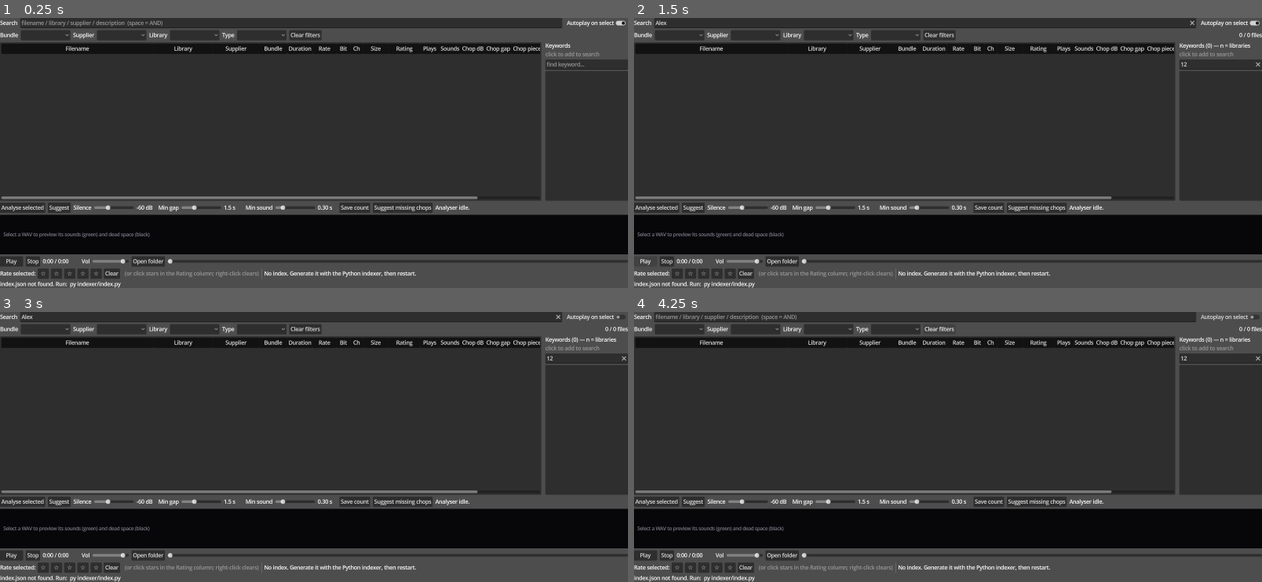
Above: before the commit, frames 1-4 (two rows, left to right).
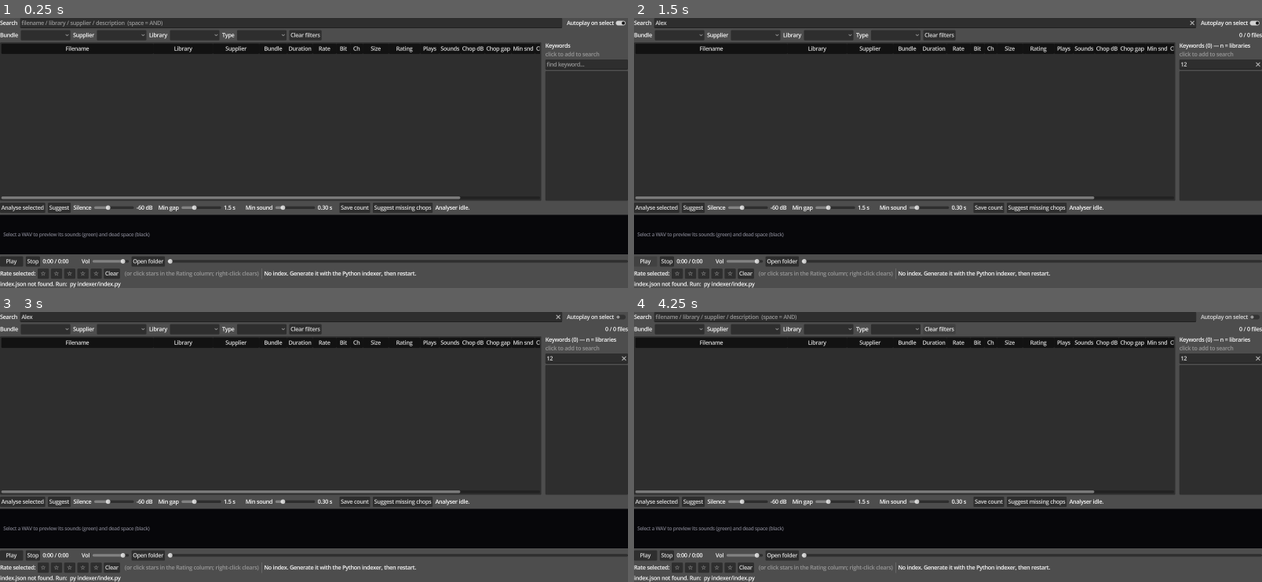
Above: after the commit, the same moments.

Repository: benedictcarter/sound_lib
Game: Godot game, scene res://main.tscn
The game is run twice, just before and just after one commit, with the same random seed, the same clock (stepped at 60 frames per second) and the same inputs.
Inputs (mouse positions are in pixels of both pictures, inside the frame that each line leads up to):
- Up to frame 1 (0.25 s): no input
- Up to frame 2 (1.5 s): click (922, 23) at 0.52 s; type "Alex" at 0.6 s; click (1218, 63) at 0.75 s; type "12" at 0.83 s; click "Play" at 1.25 s
- Up to frame 3 (3 s): click "Play" at 2 s; click "Autoplay on select" at 2.75 s
- Up to frame 4 (4.25 s): click "Clear filters" at 3.5 s

The runs differ from the first frame. In frame 1, less than 0.1% of the frame differs, in the area x 73-86%, y 10-68%; in frame 2, less than 0.1%; in frame 3, less than 0.1%; in frame 4, less than 0.1%.

Commit message:
Add editable 'Min snd' chop column (mirrors the Min sound slider)
New COL_CHOP_SND column reads/writes min_sound_s in chopping.json, editable like
Chop dB/gap; editing the analysed file recounts live via the slider. Default
unchanged (0.30 s) - per-file override as needed. Docs updated.

Co-Authored-By: Claude Opus 4.8 <noreply@anthropic.com>

Diff:
--- a/app/main.gd
+++ b/app/main.gd
@@ -18,23 +18,24 @@
 const COL_SOUNDS := 11  # analysis: detected sound count (analysis.json)
 const COL_CHOP_DB := 12 # suggested/edited chop silence threshold (chopping.json)
 const COL_CHOP_GAP := 13 # suggested/edited chop min-gap seconds (chopping.json)
-const COL_CHOP_N := 14  # resulting chop pieces at those settings (chopping.json)
-const COL_TAGS := 15    # user data (your own keywords; editable inline)
-const COL_COUNT := 16
+const COL_CHOP_SND := 14 # suggested/edited chop min-sound seconds (chopping.json)
+const COL_CHOP_N := 15  # resulting chop pieces at those settings (chopping.json)
+const COL_TAGS := 16    # user data (your own keywords; editable inline)
+const COL_COUNT := 17
 
 const COL_TITLES := [
 	"Filename", "Library", "Supplier", "Bundle",
 	"Duration", "Rate", "Bit", "Ch", "Size", "Rating", "Plays", "Sounds",
-	"Chop dB", "Chop gap", "Chop pieces", "Tags",
+	"Chop dB", "Chop gap", "Min snd", "Chop pieces", "Tags",
 ]
 # Which record field each column sorts/reads. Bundle, Rating, Plays, Sounds,
-# Chop dB/gap/pieces and Tags are special-cased in _sort_value (not in record).
+# Chop dB/gap/snd/pieces and Tags are special-cased in _sort_value (not in record).
 const COL_FIELD := [
 	"filename", "library", "supplier", "bundle",
-	"duration", "sample_rate", "bit_depth", "channels", "size", "", "", "", "", "", "", "",
+	"duration", "sample_rate", "bit_depth", "channels", "size", "", "", "", "", "", "", "", "",
 ]
 const NUMERIC_COLS := [COL_DURATION, COL_RATE, COL_BIT, COL_CH, COL_SIZE,
-	COL_RATING, COL_PLAYS, COL_SOUNDS, COL_CHOP_DB, COL_CHOP_GAP, COL_CHOP_N]
+	COL_RATING, COL_PLAYS, COL_SOUNDS, COL_CHOP_DB, COL_CHOP_GAP, COL_CHOP_SND, COL_CHOP_N]
 
 # Tokens ignored by the keyword analysis: English filler + audio/file-format
 # noise (channel layouts, formats, mic patterns) that would otherwise dominate.
@@ -57,7 +58,7 @@
 const KW_MIN_LEN := 2       # ignore 1-char tokens
 
 # Default column widths (indices match COL_*). Columns are resizable at runtime.
-const COL_DEFAULT_W := [460, 180, 140, 85, 65, 72, 42, 38, 78, 95, 58, 60, 70, 72, 80, 200]
+const COL_DEFAULT_W := [460, 180, 140, 85, 65, 72, 42, 38, 78, 95, 58, 60, 70, 72, 70, 80, 200]
 const COL_MIN_W := 28       # smallest a column can be dragged to
 const RESIZE_GRAB := 6      # px tolerance around a divider to start a resize
 
@@ -800,6 +801,8 @@
 		return _chop_db_val(rec)
 	if col == COL_CHOP_GAP:
 		return _chop_gap_val(rec)
+	if col == COL_CHOP_SND:
+		return _chop_snd_val(rec)
 	if col == COL_CHOP_N:
 		return _chop_n_val(rec)
 	if col == COL_TAGS:
@@ -866,7 +869,7 @@
 		_apply_userdata_cells(it, rec)
 		_apply_chop_cells(it, rec)
 		for c in [COL_DURATION, COL_RATE, COL_BIT, COL_CH, COL_SIZE, COL_PLAYS,
-				COL_SOUNDS, COL_CHOP_DB, COL_CHOP_GAP, COL_CHOP_N]:
+				COL_SOUNDS, COL_CHOP_DB, COL_CHOP_GAP, COL_CHOP_SND, COL_CHOP_N]:
 			it.set_text_alignment(c, HORIZONTAL_ALIGNMENT_RIGHT)
 		it.set_metadata(0, rec)
 	_count_label.text = "%d / %d files" % [_filtered.size(), _all.size()]
@@ -914,7 +917,7 @@
 func _on_row_activated() -> void:
 	# Double-click plays -- except on the editable Rating/Tags/Chop cells, where
 	# a double-click opens the editor / sets a rating instead of playing.
-	if _last_click_col in [COL_RATING, COL_TAGS, COL_CHOP_DB, COL_CHOP_GAP]:
+	if _last_click_col in [COL_RATING, COL_TAGS, COL_CHOP_DB, COL_CHOP_GAP, COL_CHOP_SND]:
 		return
 	_play_selected()
 
@@ -932,7 +935,7 @@
 		elif mouse_btn == MOUSE_BUTTON_LEFT:
 			_apply_rating(rec, it, _star_at(it, pos.x))
 		return                                 # never play when rating
-	if col == COL_TAGS or col == COL_CHOP_DB or col == COL_CHOP_GAP:
+	if col == COL_TAGS or col == COL_CHOP_DB or col == COL_CHOP_GAP or col == COL_CHOP_SND:
 		return                                 # let the inline editor handle it
 	if mouse_btn == MOUSE_BUTTON_LEFT and _autoplay.button_pressed:
 		_play_selected()
@@ -946,7 +949,7 @@
 	var rec: Variant = it.get_metadata(0)
 	if col == COL_TAGS:
 		_set_tags(rec, it.get_text(COL_TAGS))
-	elif col == COL_CHOP_DB or col == COL_CHOP_GAP:
+	elif col == COL_CHOP_DB or col == COL_CHOP_GAP or col == COL_CHOP_SND:
 		_on_chop_edited(rec, it, col)
 
 
@@ -1290,6 +1293,11 @@
 	return float(c.get("min_gap_s", -1.0)) if typeof(c) == TYPE_DICTIONARY and c.has("silence_db") else -1.0
 
 
+func _chop_snd_val(rec: Dictionary) -> float:
+	var c: Variant = _get_chop(rec)
+	return float(c.get("min_sound_s", -1.0)) if typeof(c) == TYPE_DICTIONARY and c.has("silence_db") else -1.0
+
+
 func _chop_n_val(rec: Dictionary) -> int:
 	var c: Variant = _get_chop(rec)
 	return int(c.get("chops", -1)) if typeof(c) == TYPE_DICTIONARY and c.has("chops") else -1
@@ -1299,21 +1307,27 @@
 	var c: Variant = _get_chop(rec)
 	var db_txt := ""
 	var gap_txt := ""
+	var snd_txt := ""
 	var n_txt := ""
 	if typeof(c) == TYPE_DICTIONARY:
 		if c.has("silence_db"):
 			db_txt = "%d" % int(round(float(c["silence_db"])))
 			gap_txt = "%.1f" % float(c.get("min_gap_s", DEF_MIN_GAP_S))
+			snd_txt = "%.2f" % float(c.get("min_sound_s", DEF_MIN_SOUND_S))
 		if c.has("chops"):
 			n_txt = str(int(c["chops"]))      # continuous files report 1 piece
 	it.set_text(COL_CHOP_DB, db_txt)
 	it.set_text(COL_CHOP_GAP, gap_txt)
+	it.set_text(COL_CHOP_SND, snd_txt)
 	it.set_text(COL_CHOP_N, n_txt)
 	it.set_editable(COL_CHOP_DB, true)
 	it.set_editable(COL_CHOP_GAP, true)
+	it.set_editable(COL_CHOP_SND, true)
 	it.set_tooltip_text(COL_CHOP_DB,
 		"Chop silence threshold (dBFS). Blank = continuous, no chop. Double-click to edit.")
 	it.set_tooltip_text(COL_CHOP_GAP, "Chop min-gap (s). Double-click to edit.")
+	it.set_tooltip_text(COL_CHOP_SND,
+		"Min sound (s): drop pieces shorter than this. 0 = keep all. Double-click to edit.")
 	it.set_tooltip_text(COL_CHOP_N, "Pieces this file chops into at its settings (run/edit to fill).")
 
 
@@ -1336,13 +1350,16 @@
 	c.erase("continuous")
 	if col == COL_CHOP_DB:
 		c["silence_db"] = clampf(_parse_float(it.get_text(col), c["silence_db"]), -90.0, 0.0)
-	else:
+	elif col == COL_CHOP_GAP:
 		c["min_gap_s"] = clampf(_parse_float(it.get_text(col), c["min_gap_s"]), 0.0, 10.0)
+	else:  # COL_CHOP_SND
+		c["min_sound_s"] = clampf(_parse_float(it.get_text(col), c.get("min_sound_s", DEF_MIN_SOUND_S)), 0.0, 10.0)
 	_chopping[key] = c
 	# Live recount when this is the analysed file (we have its envelope cached).
 	if rec == _an_rec and not _an_levels.is_empty():
 		_sil_slider.set_value_no_signal(c["silence_db"])
 		_gap_slider.set_value_no_signal(c["min_gap_s"])
+		_snd_slider.set_value_no_signal(c.get("min_sound_s", DEF_MIN_SOUND_S))
 		_update_param_labels()
 		_on_param_changed()
 		c["chops"] = _graph.segments.size()
Not shown, changed: CLAUDE.md
Not shown, changed: README.md
